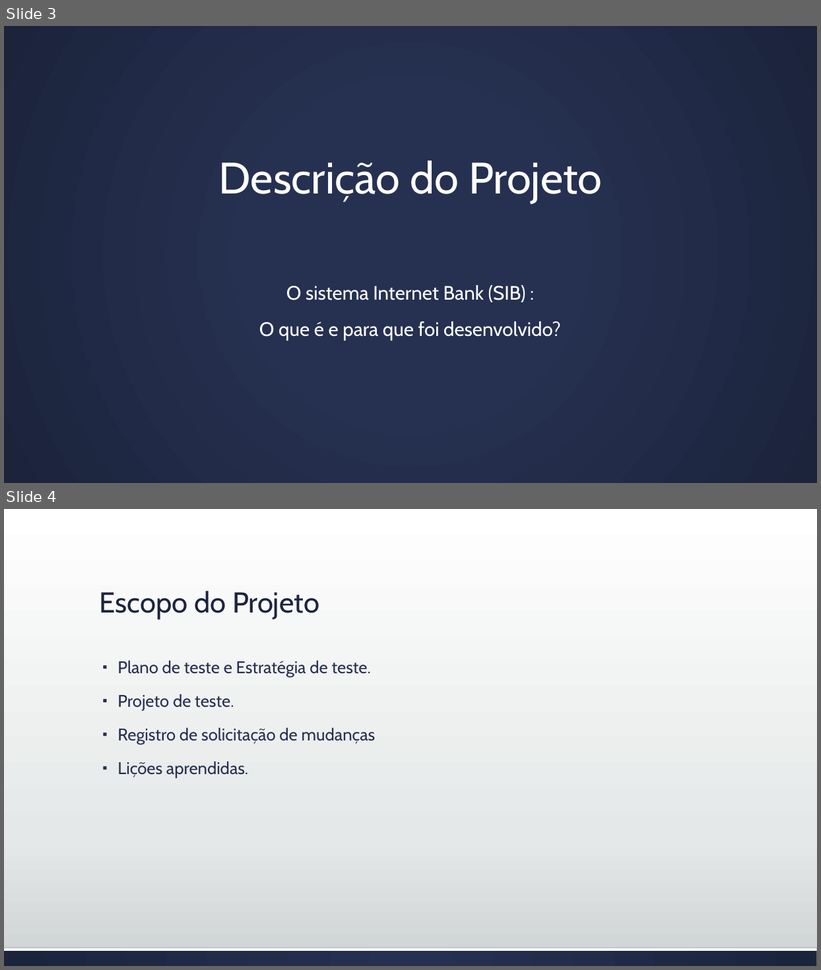
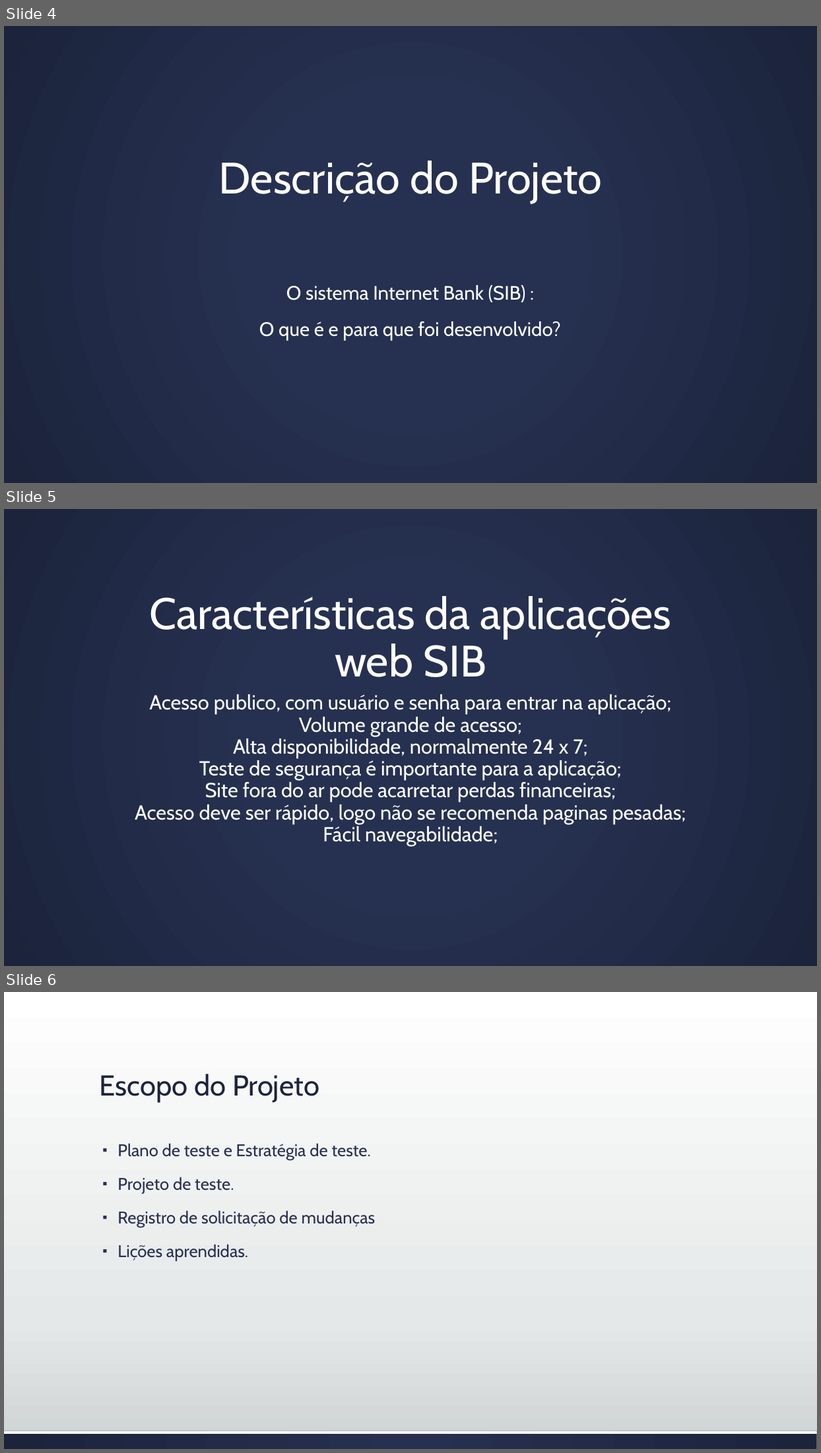
Before and after one commit to josimarpe/SIB, a slide deck: Requisitos/Plano de Projeto 1.pptx. Shown one above the other, each under a label of ours: slides 3 and 4 before the commit, slides 4, 5 and 6 after it. The pictures are 821x970 and 821x1453 pixels, drawn with LibreOffice and Linux fonts; fonts in the diff are those of the drawing. Boxes give left, top, right and bottom in pixels: in the first picture for what was removed or moved away, otherwise in the second. Text is boxed around its words. In the diff, an @@ line names an element or a change of style, - is before the commit and + after.

```diff
--- a/Requisitos/Plano de Projeto 1.pptx
+++ b/Requisitos/Plano de Projeto 1.pptx
@@ slide 5 added at (4, 509, 817, 966), background gradient #263050 to #1D243C @@
@@ title added at (150, 596, 672, 677), 52 pt, text #FFFFFF @@
+Características da aplicações web SIB
@@ text added at (135, 694, 686, 846), 24 pt, text #FFFFFF @@
+Acesso publico, com usuário e senha para entrar na aplicação;
+Volume grande de acesso;
+Alta disponibilidade, normalmente 24 x 7;
+Teste de segurança é importante para a aplicação;
+Site fora do ar pode acarretar perdas financeiras;
+Acesso deve ser rápido, logo não se recomenda paginas pesadas;
+Fácil navegabilidade;
@@ what was slide 3 is now slide 4 @@
@@ what was slide 4 is now slide 6 @@
```
Also in this commit, not shown: 1 slide changed, 2 other slides added.
